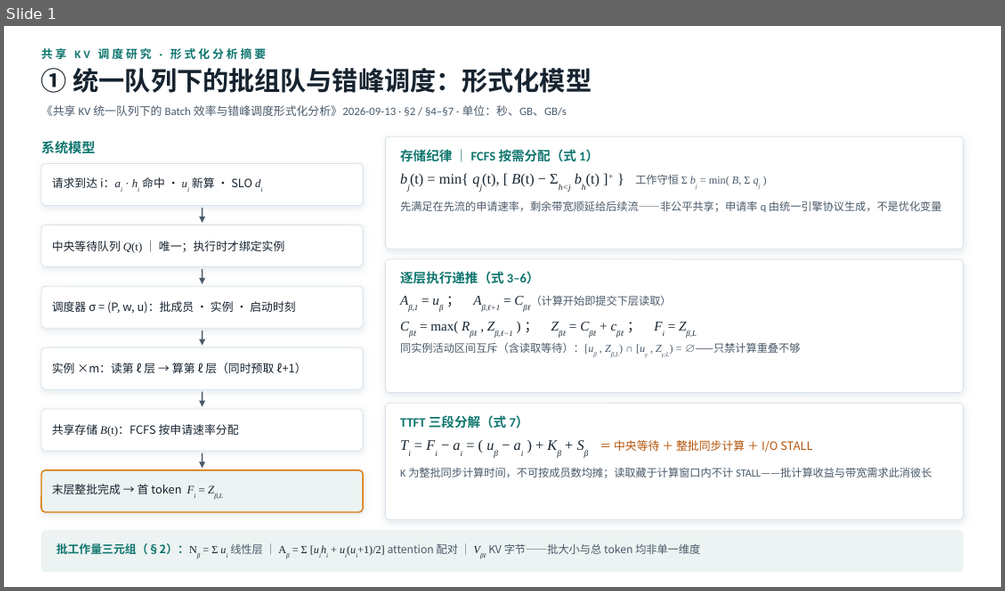
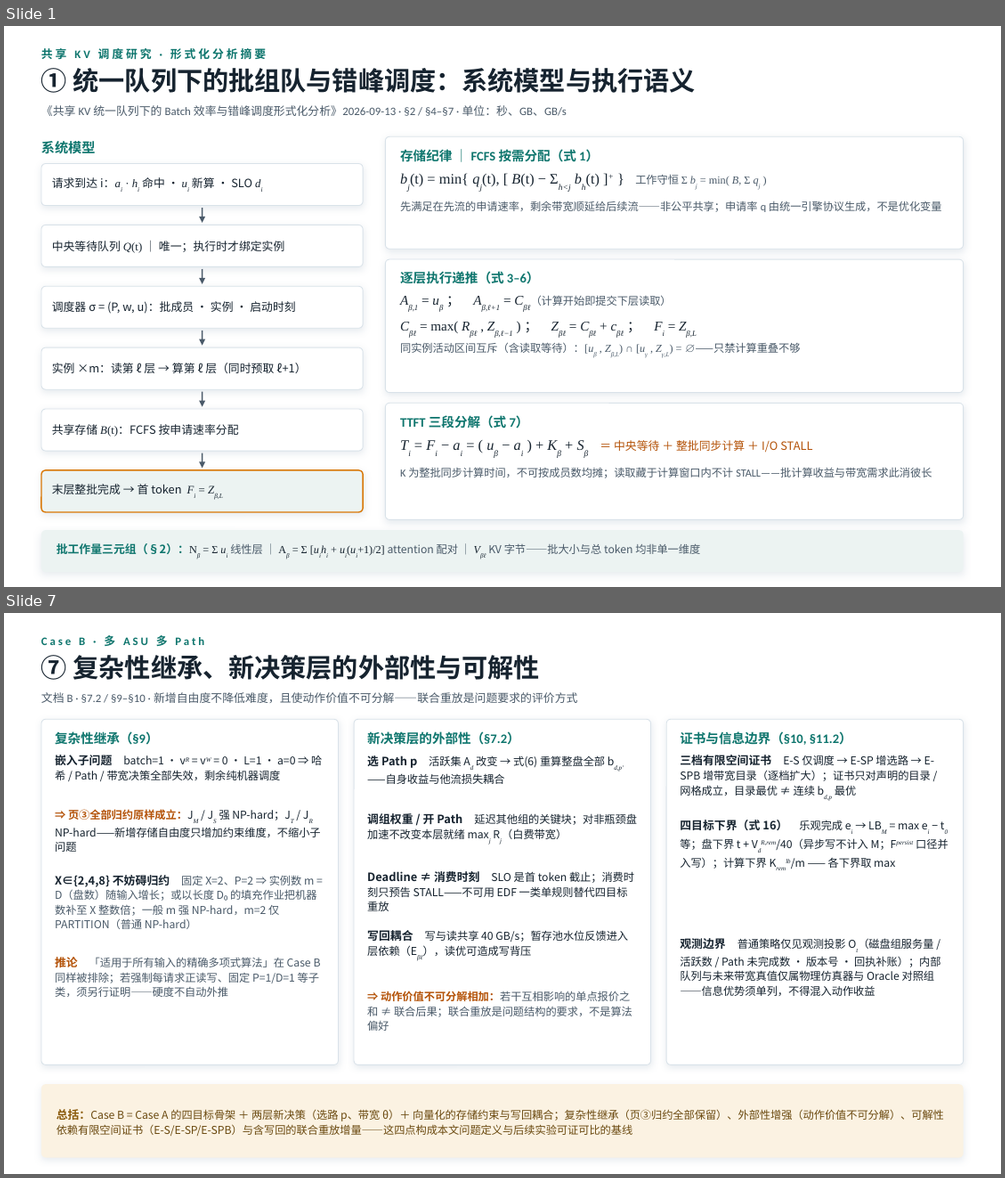
Before and after one commit to QiliangLi/status_aware_network, a slide deck: 共享KV调度形式化分析汇总PPT-20260917.pptx. Shown one above the other, each under a label of ours: slide 1 before the commit, slides 1 and 7 after it; the slides between them are not shown. The pictures are 1005x591 and 1005x1178 pixels, drawn with LibreOffice and Linux fonts; fonts in the diff are those of the drawing. Boxes give left, top, right and bottom in pixels: in the first picture for what was removed or moved away, otherwise in the second. Text is boxed around its words. In the diff, an @@ line names an element or a change of style, - is before the commit and + after.

Commit message:
docs: PPT 扩充至 7 页——补全 G1-G6 完整问题、NP-hard 证明与 A→B 形式化增量
- 页②新增 G1-G6 完整优化问题：输入元组、决策 σ=(P,w,u)、七条封闭约束、G4 存储规则与 q 协议、四目标 G5、解释指标 G6、封闭性说明
- 页③新增逐目标 NP-hard 证明：归约框架（四开关）、J_M/J_S 的 3-PARTITION 构造双向证明与装盒直觉、J_T 归约到 1|rᵢ|ΣCᵢ（Lenstra 1977）、J_R 归约到总 stretch（Legrand 2008）、硬度边界四条
- 页④可解性：Q* 严格动作价值、四目标增量 Δ 公式、LB/UB 证书与 B1/B2 下界、P1-P4 四计划冲突对照表（M/均值/归一化/SLO/STALL 互有胜负）
- 页⑤-⑦按'形式化增量'重组 Case B：A→B 六维对照表、σ_B 联合决策、B0 规则式(6)(7)及两条结构性质、需求张量/I-O 守恒/写缓冲递推/四态守恒、可行性判据(瞬时/窗口/长期/散度)与多盘尾部反例、复杂性继承、新决策层外部性、E-S/E-SP/E-SPB 三档证书与观测边界；移除原机制方案页（S1/P1/B1）
- 替换高风险数学花体字符(𝒟𝓑𝓔ℝ等)为通用字形，避免 PowerPoint 字体回退异常；程序化溢出/字符/内容三重检查 + 逐页视觉校验通过

```diff
--- a/共享KV调度形式化分析汇总PPT-20260917.pptx
+++ b/共享KV调度形式化分析汇总PPT-20260917.pptx
@@ slide 7 added at [4, 613, 1001, 1174], background #FFFFFF @@
@@ text added at [41, 635, 204, 649], 11 pt, text #0F766E, bold @@
+Case B · 多 ASU 多 Path
@@ text added at [41, 655, 540, 680], 25 pt, text #16232F, bold @@
+⑦ 复杂性继承、新决策层的外部性与可解性
@@ text added at [41, 692, 577, 703], 11 pt, text #4A5A69 @@
+文档 B · §7.2 / §9–§10 · 新增自由度不降低难度，且使动作价值不可分解——联合重放是问题要求的评价方式
@@ rounded rectangle added at [41, 719, 339, 1064], fill #FFFFFF, outline #D9E2E9 0.75 pt @@
@@ rounded rectangle added at [354, 719, 651, 1064], fill #FFFFFF, outline #D9E2E9 0.75 pt @@
@@ rounded rectangle added at [666, 719, 963, 1064], fill #FFFFFF, outline #D9E2E9 0.75 pt @@
@@ text added at [55, 731, 159, 745], 12.5 pt, text #0F766E, bold @@
+复杂性继承（§9）
@@ text added at [367, 731, 520, 745], 12.5 pt, text #0F766E, bold @@
+新决策层的外部性（§7.2）
@@ text added at [680, 731, 852, 745], 12.5 pt, text #0F766E, bold @@
+证书与信息边界（§10, §11.2）
@@ text added at [55, 755, 322, 780], 10.5 pt, text #16232F @@
+嵌入子问题 batch=1 · vR = vW = 0 · L=1 · a=0 ⇒ 哈希 / Path / 带宽决策全部失效，剩余纯机器调度
@@ text added at [367, 755, 504, 784], 10.5 pt, text #16232F @@
+选 Path p 活跃集 Ad 改变 → 式(6) 重算整盘全部 bd,p′——自身收益与他流损失耦合
@@ text added at [680, 755, 934, 801], 10.5 pt, text #16232F @@
+三档有限空间证书 E-S 仅调度 → E-SP 增选路 → E-SPB 增带宽目录（逐档扩大）；证书只对声明的目录 / 网格成立，目录最优 ≠ 连续 bd,p 最优
@@ text added at [55, 809, 321, 852], 10.5 pt, text #16232F @@
+⇒ 页③全部归约原样成立：JM / JS 强 NP-hard；JT / JR NP-hard——新增存储自由度只增加约束维度，不缩小子问题
@@ text added at [367, 813, 637, 839], 10.5 pt, text #16232F @@
+调组权重 / 开 Path 延迟其他组的关键块；对非瓶颈盘加速不改变本层就绪 maxj Rj（白费带宽）
@@ text added at [680, 819, 948, 868], 10.5 pt, text #16232F @@
+四目标下界（式 16） 乐观完成 ei → LBM = max ei − t0 等；盘下界 t + VdR,rem/40（异步写不计入 M；Fpersist 口径并入写）；计算下界 Kremlb/m —— 各下界取 max
@@ text added at [55, 875, 316, 929], 10.5 pt, text #4A5A69 @@
+X∈{2,4,8} 不妨碍归约 固定 X=2、P=2 ⇒ 实例数 m = D（盘数）随输入增长；或以长度 D₀ 的填充作业把机器数补至 X 整数倍；一般 m 强 NP-hard，m=2 仅 PARTITION（普通 NP-hard）
@@ text added at [367, 871, 634, 911], 10.5 pt, text #16232F @@
+Deadline ≠ 消费时刻 SLO 是首 token 截止；消费时刻只预告 STALL——不可用 EDF 一类单规则替代四目标重放
@@ text added at [367, 930, 628, 956], 10.5 pt, text #16232F @@
+写回耦合 写与读共享 40 GB/s；暂存池水位反馈进入层依赖（Eβℓ），读优可造成写背压
@@ text added at [55, 957, 321, 997], 10.5 pt, text #4A5A69 @@
+推论 「适用于所有输入的精确多项式算法」在 Case B 同样被排除；若强制每请求正读写、固定 P=1/D=1 等子类，须另行证明——硬度不自动外推
@@ text added at [680, 938, 940, 996], 10.5 pt, text #16232F @@
+观测边界 普通策略仅见观测投影 Ot（磁盘组服务量 / 活跃数 / Path 未完成数 · 版本号 · 回执补账）；内部队列与未来带宽真值仅属物理仿真器与 Oracle 对照组——信息优势须单列，不得混入动作收益
@@ text added at [367, 990, 632, 1030], 10.5 pt, text #4A5A69 @@
+⇒ 动作价值不可分解相加：若干互相影响的单点报价之和 ≠ 联合后果；联合重放是问题结构的要求，不是算法偏好
@@ rounded rectangle added at [41, 1084, 963, 1158], fill #FBF2E2 @@
@@ text added at [57, 1109, 944, 1135], 10.5 pt, text #6B4A10 @@
+总括：Case B = Case A 的四目标骨架 ＋ 两层新决策（选路 p、带宽 θ）＋ 向量化的存储约束与写回耦合；复杂性继承（页③归约全部保留）、外部性增强（动作价值不可分解）、可解性依赖有限空间证书（E-S/E-SP/E-SPB）与含写回的联合重放增量——这四点构成本文问题定义与后续实验可证可比的基线
@@ slide 1 changed as well @@
@@ text at [41, 68, 696, 93]: text changed @@
-① 统一队列下的批组队与错峰调度：形式化模型
+① 统一队列下的批组队与错峰调度：系统模型与执行语义
@@ rounded rectangle at [41, 530, 963, 572]: shadow on @@
```
Also in this commit, not shown: 5 other slides added, 3 slides removed.
